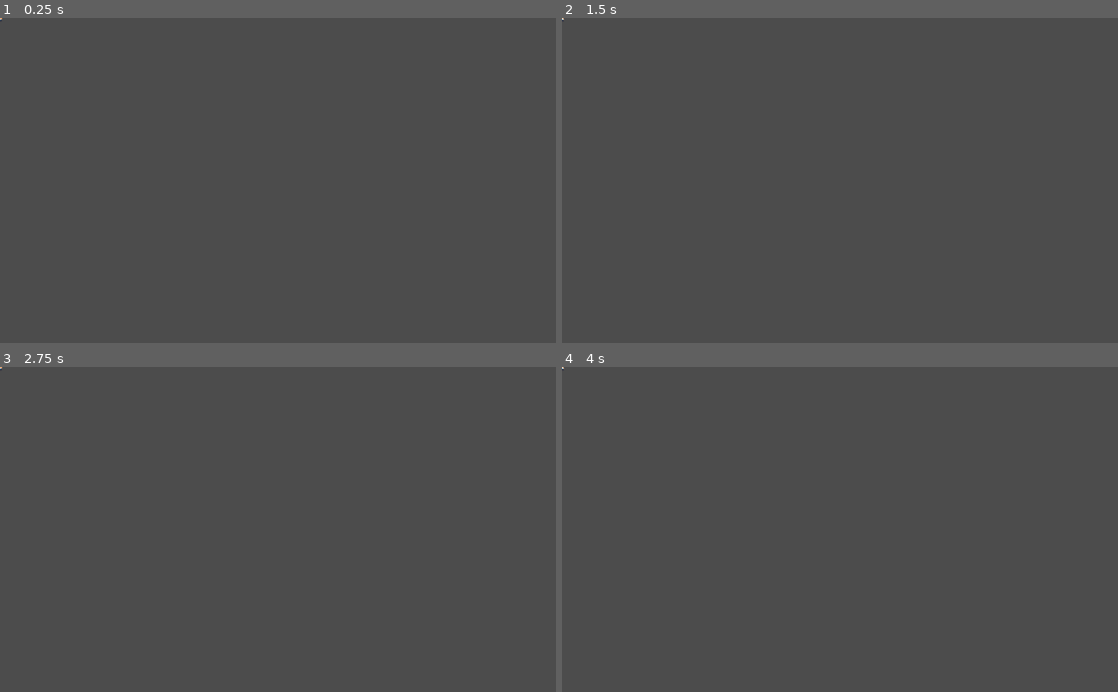
Above: before the commit, frames 1-4 (two rows, left to right).
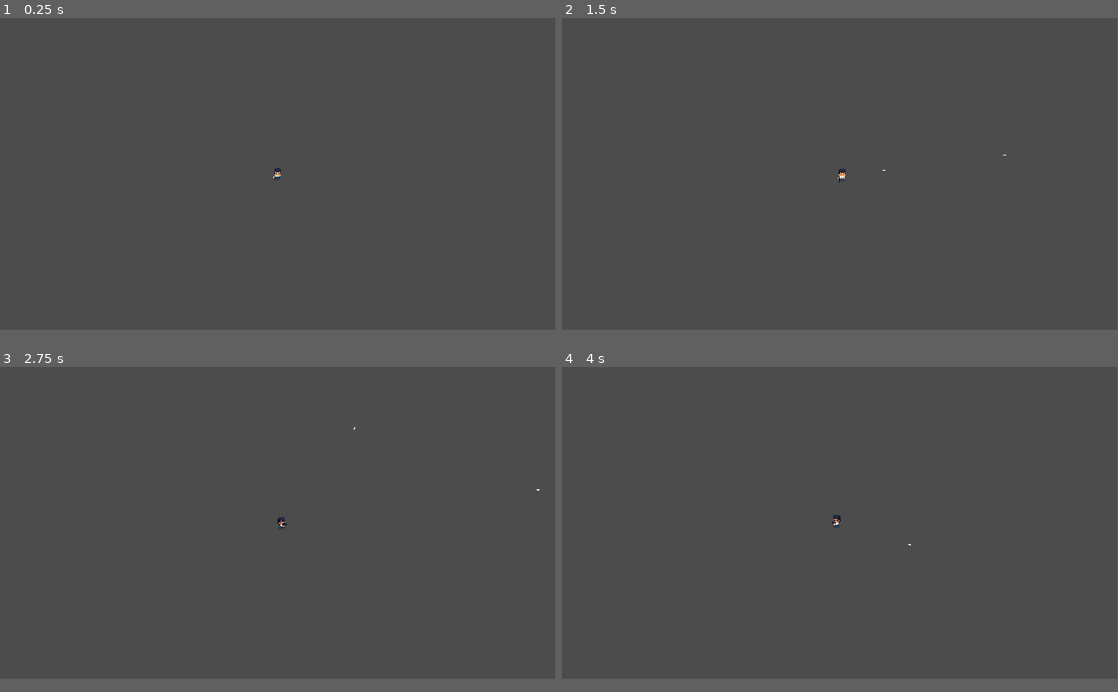
Above: after the commit, the same moments.

Repository: 0livierB3rgeron/Zoom_Apocalypse
Game: Godot game, scene res://scenes/player.tscn
The game is run twice, just before and just after one commit, with the same random seed, the same clock (stepped at 60 frames per second) and the same inputs. Before the commit the project has no main scene; this scene is started directly in both runs.
Inputs (mouse positions are in pixels of both pictures, inside the frame that each line leads up to):
- Up to frame 1 (0.25 s): no input
- Up to frame 2 (1.5 s): tap Enter at 0.5 s; move the mouse to (962, 164) at 0.52 s; press the mouse at (962, 164) at 0.53 s; hold D (move_right, bound only after the commit) 0.53-1.28 s; tap Space at 1.25 s; move the mouse to (728, 196) at 1.27 s; release the mouse at (728, 196) at 1.28 s; hold S (move_down, bound only after the commit) from 1.28 s (still down); click (728, 196) at 1.35 s
- Up to frame 3 (2.75 s): tap Enter at 2 s; move the mouse to (333, 458) at 2.02 s; release S (move_down, bound only after the commit) at 2.03 s; press the mouse at (333, 458) at 2.03 s; hold D (move_right, bound only after the commit) from 2.03 s (still down)
- Up to frame 4 (4 s): move the mouse to (812, 594) at 2.77 s; release D (move_right, bound only after the commit) at 2.78 s; release the mouse at (812, 594) at 2.78 s; hold W (move_up, bound only after the commit) 2.78-3.53 s; click (812, 594) at 2.85 s; move the mouse to (1006, 578) at 3.52 s; press the mouse at (1006, 578) at 3.53 s; hold A (move_left, bound only after the commit) from 3.53 s (still down)
In our replay, the window is 800x468 before the commit and 799x449 after it. These sizes can differ from the game's own. Grey fills any space a smaller window leaves; there, only what the larger window draws over its background counts as a difference.

The runs differ from the first frame. In frame 1, less than 0.1% of the frame differs, in the area x 0-51%, y 0-50%; in frame 2, less than 0.1%, in the area x 0-80%, y 0-51%; in frame 3, less than 0.1%; in frame 4, less than 0.1%.

Commit message:
Ajout projectile detection de collision des projectiles.

Diff:
--- a/project.godot
+++ b/project.godot
@@ -8,14 +8,58 @@
 
 config_version=4
 
+_global_script_classes=[ {
+"base": "Area2D",
+"class": "Projectile",
+"language": "GDScript",
+"path": "res://scripts/Projectile.gd"
+} ]
+_global_script_class_icons={
+"Projectile": ""
+}
+
 [application]
 
 config/name="Zomb Pocalypse"
+run/main_scene="res://scenes/Main.tscn"
 config/icon="res://icon.png"
+
+[display]
+
+window/size/width=1920
+window/size/height=1080
 
 [gui]
 
 common/drop_mouse_on_gui_input_disabled=true
+
+[input]
+
+move_up={
+"deadzone": 0.5,
+"events": [ Object(InputEventKey,"resource_local_to_scene":false,"resource_name":"","device":0,"alt":false,"shift":false,"control":false,"meta":false,"command":false,"pressed":false,"scancode":87,"physical_scancode":0,"unicode":0,"echo":false,"script":null)
+ ]
+}
+move_down={
+"deadzone": 0.5,
+"events": [ Object(InputEventKey,"resource_local_to_scene":false,"resource_name":"","device":0,"alt":false,"shift":false,"control":false,"meta":false,"command":false,"pressed":false,"scancode":83,"physical_scancode":0,"unicode":0,"echo":false,"script":null)
+ ]
+}
+move_left={
+"deadzone": 0.5,
+"events": [ Object(InputEventKey,"resource_local_to_scene":false,"resource_name":"","device":0,"alt":false,"shift":false,"control":false,"meta":false,"command":false,"pressed":false,"scancode":65,"physical_scancode":0,"unicode":0,"echo":false,"script":null)
+ ]
+}
+move_right={
+"deadzone": 0.5,
+"events": [ Object(InputEventKey,"resource_local_to_scene":false,"resource_name":"","device":0,"alt":false,"shift":false,"control":false,"meta":false,"command":false,"pressed":false,"scancode":68,"physical_scancode":0,"unicode":0,"echo":false,"script":null)
+ ]
+}
+fire={
+"deadzone": 0.5,
+"events": [ Object(InputEventMouseButton,"resource_local_to_scene":false,"resource_name":"","device":-1,"alt":false,"shift":false,"control":false,"meta":false,"command":false,"button_mask":0,"position":Vector2( 0, 0 ),"global_position":Vector2( 0, 0 ),"factor":1.0,"button_index":1,"pressed":false,"doubleclick":false,"script":null)
+ ]
+}
 
 [physics]
 
--- /dev/null
+++ b/scenes/Main.tscn
@@ -0,0 +1,12 @@
+[gd_scene load_steps=3 format=2]
+
+[ext_resource path="res://scenes/Player.tscn" type="PackedScene" id=1]
+[ext_resource path="res://scenes/Slime.tscn" type="PackedScene" id=2]
+
+[node name="Main" type="Node2D"]
+
+[node name="Player" parent="." instance=ExtResource( 1 )]
+collision_layer = 8
+
+[node name="Slime" parent="." instance=ExtResource( 2 )]
+position = Vector2( 37, 138 )
--- /dev/null
+++ b/scenes/Projectile.tscn
@@ -0,0 +1,21 @@
+[gd_scene load_steps=3 format=2]
+
+[ext_resource path="res://scripts/Projectile.gd" type="Script" id=1]
+
+[sub_resource type="RectangleShape2D" id=1]
+extents = Vector2( 20, 20 )
+
+[node name="Projectile" type="Area2D"]
+scale = Vector2( 0.08, 0.03 )
+script = ExtResource( 1 )
+
+[node name="ColorRect" type="ColorRect" parent="."]
+margin_right = 40.0
+margin_bottom = 40.0
+
+[node name="CollisionShape2D" type="CollisionShape2D" parent="."]
+position = Vector2( 20, 20 )
+scale = Vector2( 1, 1 )
+shape = SubResource( 1 )
+
+[connection signal="body_entered" from="." to="." method="_on_Projectile_body_entered"]
--- /dev/null
+++ b/scenes/Slime.tscn
@@ -0,0 +1,48 @@
+[gd_scene load_steps=10 format=2]
+
+[ext_resource path="res://assets/vilain/slime.png" type="Texture" id=1]
+
+[sub_resource type="AtlasTexture" id=1]
+atlas = ExtResource( 1 )
+region = Rect2( 0, 32, 32, 32 )
+
+[sub_resource type="AtlasTexture" id=2]
+atlas = ExtResource( 1 )
+region = Rect2( 32, 32, 32, 32 )
+
+[sub_resource type="AtlasTexture" id=3]
+atlas = ExtResource( 1 )
+region = Rect2( 64, 32, 32, 32 )
+
+[sub_resource type="AtlasTexture" id=4]
+atlas = ExtResource( 1 )
+region = Rect2( 96, 32, 32, 32 )
+
+[sub_resource type="AtlasTexture" id=5]
+atlas = ExtResource( 1 )
+region = Rect2( 128, 32, 32, 32 )
+
+[sub_resource type="AtlasTexture" id=6]
+atlas = ExtResource( 1 )
+region = Rect2( 160, 32, 32, 32 )
+
+[sub_resource type="SpriteFrames" id=7]
+animations = [ {
+"frames": [ SubResource( 1 ), SubResource( 2 ), SubResource( 3 ), SubResource( 4 ), SubResource( 5 ), SubResource( 6 ) ],
+"loop": true,
+"name": "mouvement",
+"speed": 5.0
+} ]
+
+[sub_resource type="CircleShape2D" id=8]
+
+[node name="Slime" type="KinematicBody2D"]
+
+[node name="AnimatedSprite" type="AnimatedSprite" parent="."]
+frames = SubResource( 7 )
+animation = "mouvement"
+frame = 2
+playing = true
+
+[node name="CollisionShape2D" type="CollisionShape2D" parent="."]
+shape = SubResource( 8 )
--- a/scenes/player.tscn
+++ b/scenes/player.tscn
@@ -52,6 +52,7 @@
 [ext_resource path="res://assets/death animation/death2.png" type="Texture" id=50]
 [ext_resource path="res://assets/death animation/death4.png" type="Texture" id=51]
 [ext_resource path="res://assets/death animation/death1.png" type="Texture" id=52]
+[ext_resource path="res://scripts/Player.gd" type="Script" id=53]
 
 [sub_resource type="SpriteFrames" id=1]
 animations = [ {
@@ -124,7 +125,9 @@
 [sub_resource type="RectangleShape2D" id=2]
 extents = Vector2( 5.5, 4.25 )
 
-[node name="KinematicBody2D" type="KinematicBody2D"]
+[node name="Player" type="KinematicBody2D"]
+scale = Vector2( 3, 3 )
+script = ExtResource( 53 )
 
 [node name="AnimatedSprite" type="AnimatedSprite" parent="."]
 frames = SubResource( 1 )
@@ -134,3 +137,11 @@
 
 [node name="CollisionShape2D" type="CollisionShape2D" parent="."]
 shape = SubResource( 2 )
+
+[node name="Camera2D" type="Camera2D" parent="."]
+current = true
+smoothing_enabled = true
+
+[node name="Timer" type="Timer" parent="."]
+wait_time = 0.7
+one_shot = true
--- /dev/null
+++ b/scripts/Player.gd
@@ -0,0 +1,56 @@
+extends KinematicBody2D
+
+export var speed = 80
+export var friction = 0.18
+export var acceleration = 0.1
+var bullet_speed= 2000
+
+var velocity = Vector2()
+var current_animation = "idle_down"
+
+onready var attack_cooldown = $Timer
+onready var BULLET = preload("res://scenes/Projectile.tscn")
+onready var animated_body = $AnimatedSprite
+# Called when the node enters the scene tree for the first time.
+func _ready():
+	pass # Replace with function body.
+
+func _physics_process(_delta):
+	var direction = get_input()
+	deplacer_personnage(direction)
+	#Change aussi l'animation dependament de ce que le joueurs utilise comme mouvement
+func get_input():
+	var input = Vector2()
+	if Input.is_action_pressed('move_right'):
+		input.x += 1
+		animated_body.play("walk_right")
+	if Input.is_action_pressed('move_left'):
+		input.x += -1
+		animated_body.play("walk_left")
+	if Input.is_action_pressed('move_down'):
+		input.y += 1
+		animated_body.play("walk_down")
+	if Input.is_action_pressed('move_up'):
+		input.y -= 1
+		animated_body.play("walk_up")
+	if Input.is_action_pressed("fire") && attack_cooldown.is_stopped():
+		_fire()
+		attack_cooldown.start()
+
+	return input
+
+
+func deplacer_personnage(direction):
+	if direction.length() > 0:
+		velocity = lerp(velocity, direction.normalized() * speed, acceleration)
+	else:
+		velocity = lerp(velocity, Vector2.ZERO, friction)
+		animated_body.play("idle_down")
+	velocity = move_and_slide(velocity)
+
+func _fire():
+	var bullet = BULLET.instance()
+	get_tree().current_scene.add_child(bullet)
+	bullet.global_position = position
+	var direction = get_local_mouse_position().normalized()
+	bullet.set_direction(direction)
--- /dev/null
+++ b/scripts/Projectile.gd
@@ -0,0 +1,28 @@
+extends Area2D
+class_name Projectile
+
+
+export (int) var speed = 10
+
+
+var direction := Vector2.ZERO
+
+func _physics_process(delta: float) -> void:
+	if direction != Vector2.ZERO:
+		var velocity = direction * speed
+
+		global_position += velocity
+
+
+func set_direction(direction: Vector2):
+	self.direction = direction
+	rotation += direction.angle()
+
+
+
+func _on_Projectile_body_entered(body):
+	var areaName = body.name
+	if areaName=='Slime':
+		#ennemy_death()
+		print(areaName)
+		queue_free()
Binary file added: assets/Particule/explosions_sheet-clouds_1.png
Not shown, added: assets/Particule/explosions_sheet-clouds_1.png.import
Binary file added: assets/vilain/slime.png
Not shown, added: assets/vilain/slime.png.import
Not shown: 1 places in scenes/player.tscn that only renumber resources
